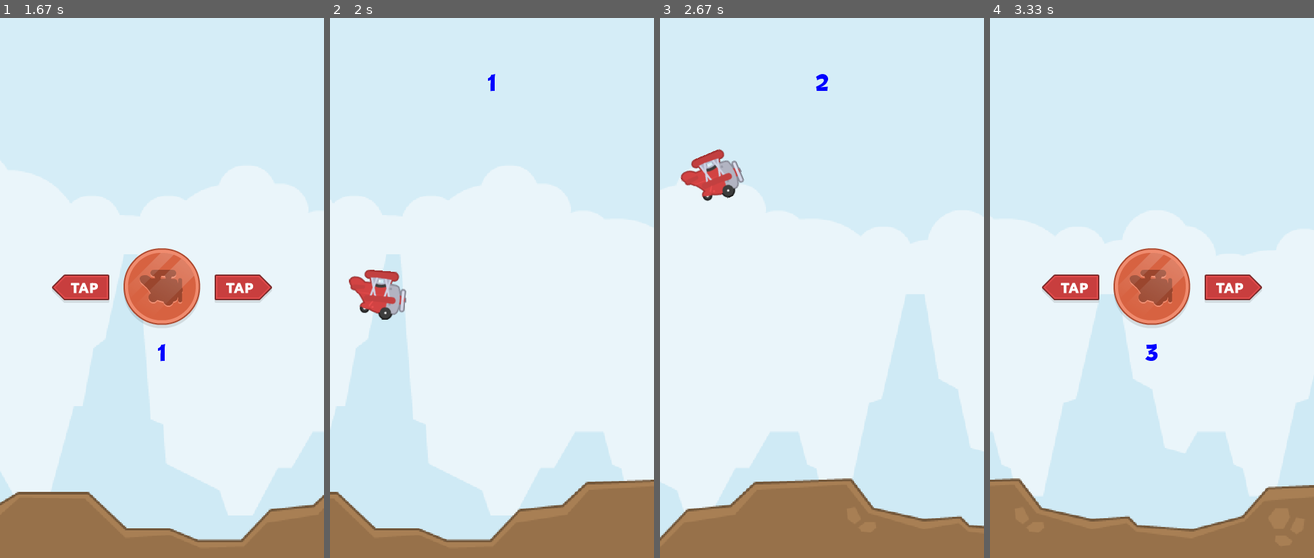
Above: before the commit, frames 1-4 (left to right).
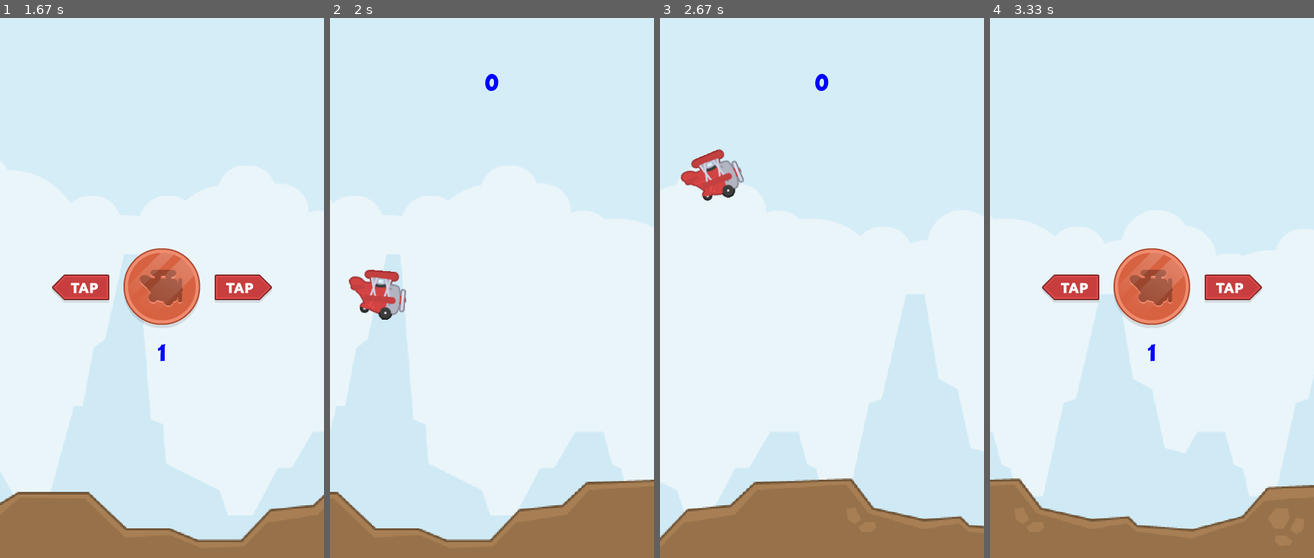
Above: after the commit, the same moments.

Repository: HenriqueCRC/pygame_2.0
Game: pygame game, started from cod_fonte/jogo.py
The game is run twice, just before and just after one commit, with the same random seed, the same clock (stepped at 60 frames per second) and the same inputs.
Inputs:
- Up to frame 1 (1.67 s): tap Space at 0.33, 0.73, 1.03, 1.23, 1.57 s
- Up to frame 2 (2 s): tap Space at 1.87 s
- Up to frame 3 (2.67 s): tap Space at 2.07, 2.37, 2.63 s
- Up to frame 4 (3.33 s): tap Space at 2.97, 3.27 s

Frame 1 is identical in both runs. In frame 2, less than 0.1% of the frame differs, in the area x 47-53%, y 10-14%; in frame 3, less than 0.1%; in frame 4, less than 0.1%.

Commit message:
ajustes do score

Diff:
--- a/cod_fonte/jogo.py
+++ b/cod_fonte/jogo.py
@@ -37,6 +37,7 @@
         #texto
         self.font = pygame.font.Font('./img/fonte/BD_Cartoon_Shout.ttf', 30)
         self.ecore = 0
+        self.start_offset = 0
 
         #menu
         self.menu_surf = pygame.image.load('./img/menu/menu.png').convert_alpha()
@@ -52,7 +53,7 @@
 
     def diplay_score(self):
          if self. active:
-             self.score = pygame.time.get_ticks() // 1000
+             self.score = (pygame.time.get_ticks() - self.start_offset) // 1000
              y = WINDOW_HEIGHT / 10
          else:
             y = WINDOW_HEIGHT / 2 + (self.menu_rect.height / 1.5)
@@ -85,6 +86,7 @@
                     else:
                         self.plane = Plane(self.all_sprites, self.scale_factor / 1.7)
                         self.active = True
+                        self.start_offset = pygame.time.get_ticks()
                 if event.type == self.obstacle_timer and self.active:
                      Obstacle([self.all_sprites, self.collision_sprites], self.scale_factor * 1.1)
 
